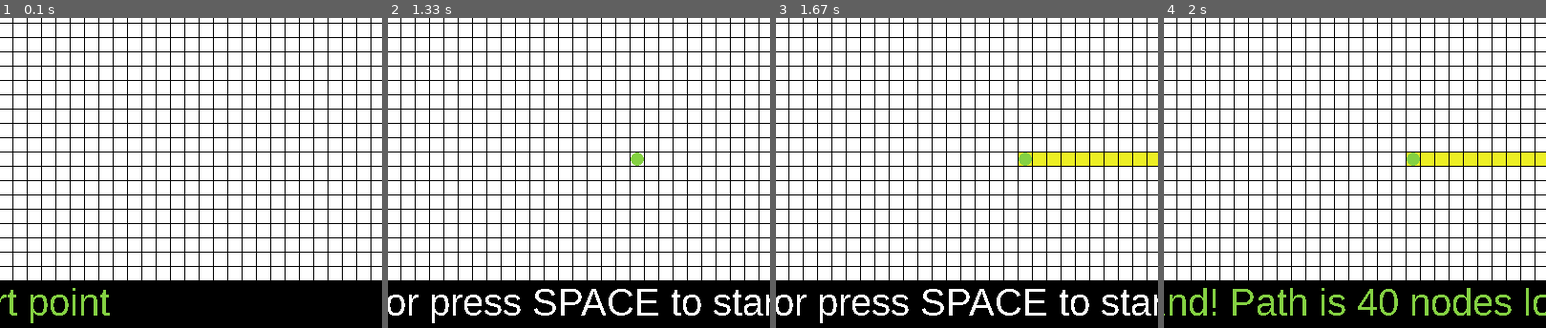
Above: before the commit, frames 1-4 (left to right).
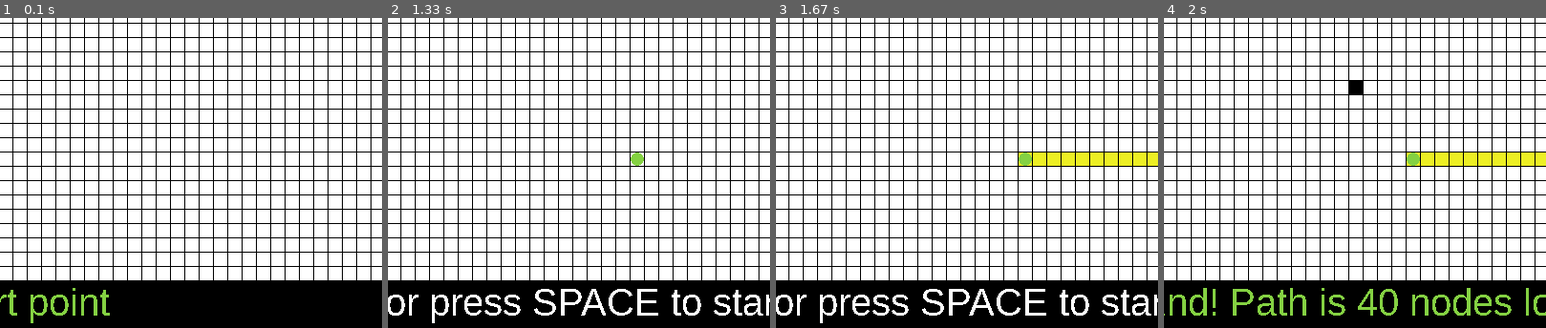
Above: after the commit, the same moments.

Repository: MrJoeKr/Pathfinding-Visualizer-Python
Game: pygame game, started from Run.pyw
Two runs of this game, one before a commit and one after it. Both use one fixed random seed, a clock stepped at 60 frames per second and the inputs below.
Inputs (mouse positions are % of the whole screen's width and height, from its top left):
- Up to frame 1 (0.1 s): no input
- Up to frame 2 (1.33 s): hold Backspace 0.33-0.8 s; move the mouse to (46, 54) at 0.37 s; click (60, 72) at 0.88 s; click (87, 85) at 1.22 s
- Up to frame 3 (1.67 s): tap Space at 1.5 s
- Up to frame 4 (2 s): tap Space at 1.9 s; click (51, 61) at 1.92 s
The pictures show only the part of the screen within x 26-76%, y 50-100%; the shares and areas given below are measured in that part.

Frames 1-3 are identical in both runs. In frame 4, 0.2% of the frame differs, in the area x 48-52%, y 20-25%.

Commit message:
Add TODO, starting algorithm with SPACE only once

Diff:
--- a/board_window.py
+++ b/board_window.py
@@ -18,8 +18,8 @@
 _TICK_BOX_CLICK_DELAY = 0.1
 
 # TODO:
-#   - reset board and window
-
+#   - Deleting start / end / wall nodes could be dynamic
+#   - Path would be updated according to change
 
 class BoardWindow:
 
@@ -151,8 +151,8 @@
                 if event.key == pygame.K_BACKSPACE or event.key == pygame.K_r:
                     self.reset_board_window()
 
-                # Start the algorithm
-                if self.board.end_node is not None and event.key == pygame.K_SPACE:
+                # Start the algorithm (only once in this version - dynamically updated later)
+                if not self.board.finding_path_finished and self.board.end_node is not None and event.key == pygame.K_SPACE:
 
                     show_steps = self.tick_box.is_ticked()
 
